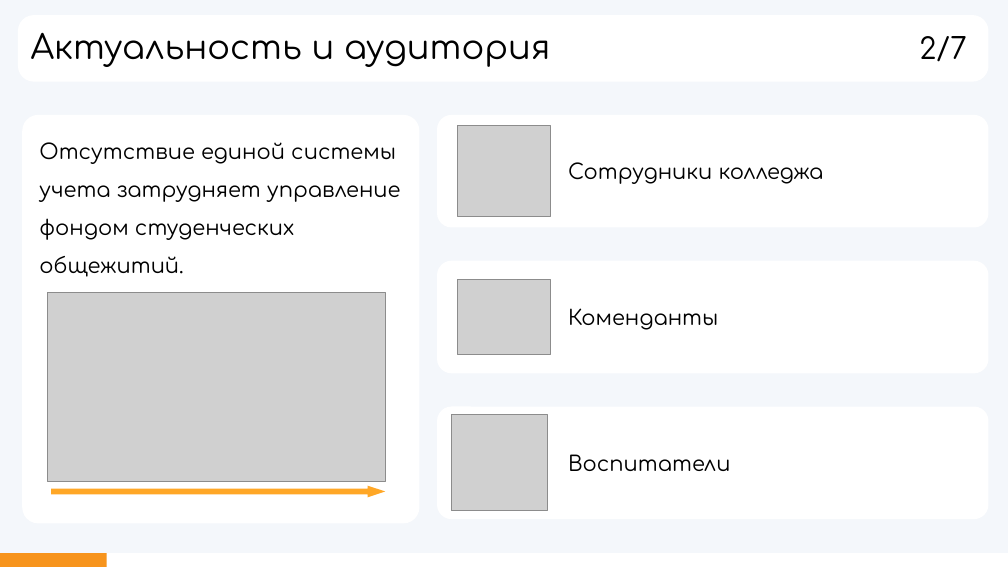
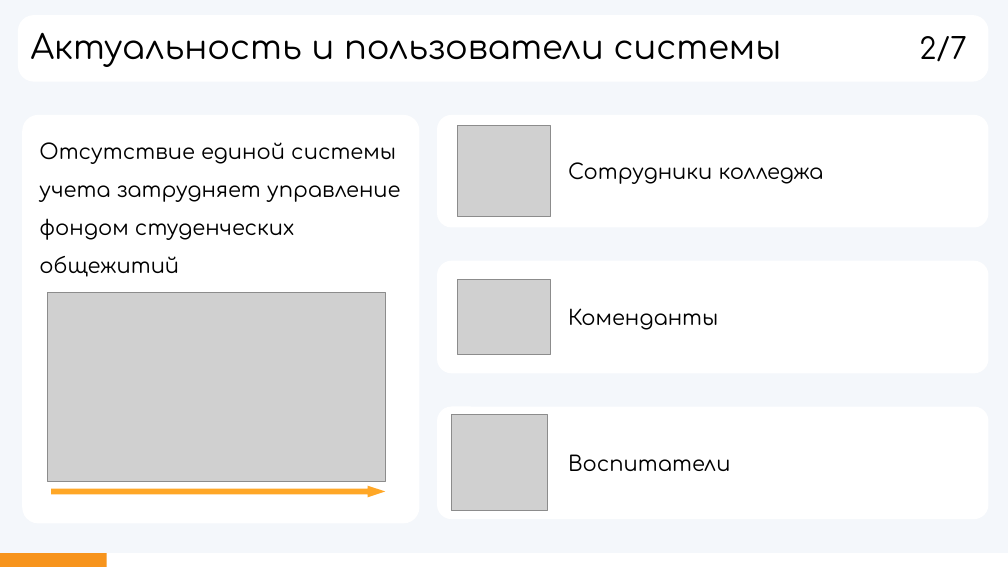
Before and after one commit to hhallva/cmdnt-website, a slide deck: slide 2 of ДП/Презентация/Презентация.pptx. Drawn at 1008x567 pixels with LibreOffice and Linux fonts; fonts in the diff are those of the drawing; grey boxes stand for pictures. Boxes give left, top, right and bottom in pixels: in the first picture for what was removed or moved away, otherwise in the second. Text is boxed around its words. In the diff, an @@ line names an element or a change of style, - is before the commit and + after.

```diff
--- a/ДП/Презентация/Презентация.pptx
+++ b/ДП/Презентация/Презентация.pptx
@@ text at [31,33,782,67]: text changed @@
-Актуальность и аудитория
+Актуальность и пользователи системы
@@ text at [39,142,400,277]: text changed @@
-Отсутствие единой системы учета затрудняет управление фондом студенческих общежитий.
+Отсутствие единой системы учета затрудняет управление фондом студенческих общежитий
```
Also in this commit, not shown: 4 other slides changed, 18 other files.
